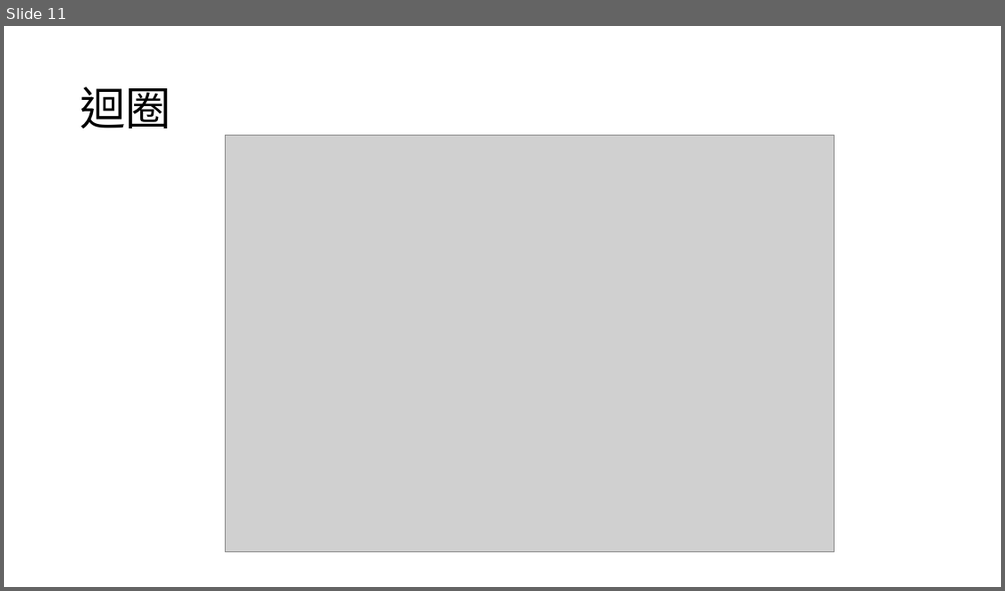
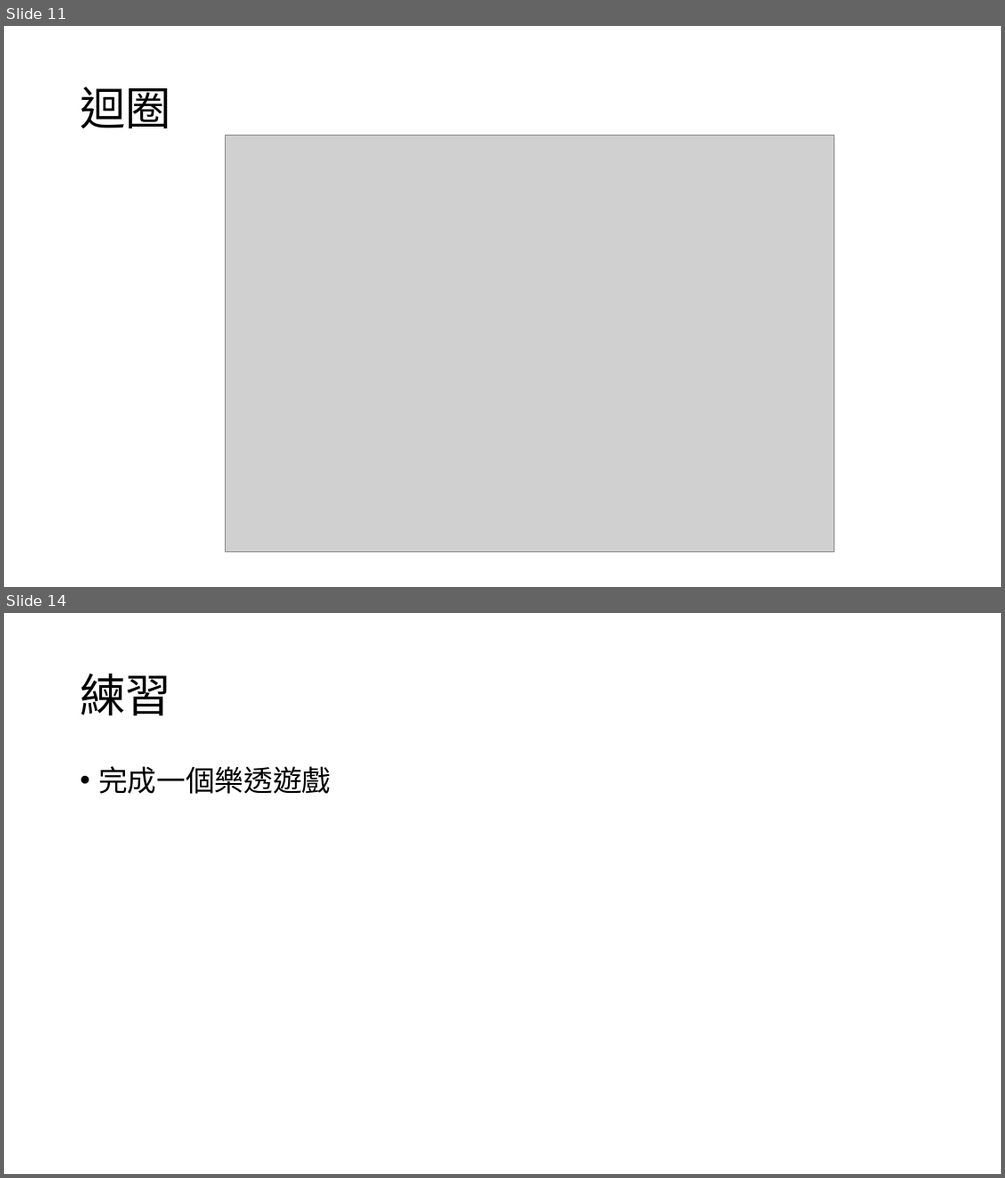
Before and after one commit to choco2001/ppt, a slide deck: php.pptx. Shown one above the other, each under a label of ours: slide 11 before the commit, slides 11 and 14 after it; the slides between them are not shown. The pictures are 1005x591 and 1005x1178 pixels, drawn with LibreOffice and Linux fonts; fonts in the diff are those of the drawing; grey boxes stand for pictures. Boxes give left, top, right and bottom in pixels: in the first picture for what was removed or moved away, otherwise in the second. Text is boxed around its words. In the diff, an @@ line names an element or a change of style, - is before the commit and + after.

```diff
--- a/php.pptx
+++ b/php.pptx
@@ slide 14 added at [4,613,1001,1174], background #FFFFFF @@
@@ title added at [80,674,171,716], 44 pt, text #000000 @@
+練習
@@ text added at [98,766,331,794], 28 pt, text #000000 @@
+• 完成一個樂透遊戲
```
Also in this commit, not shown: 2 other slides added.
